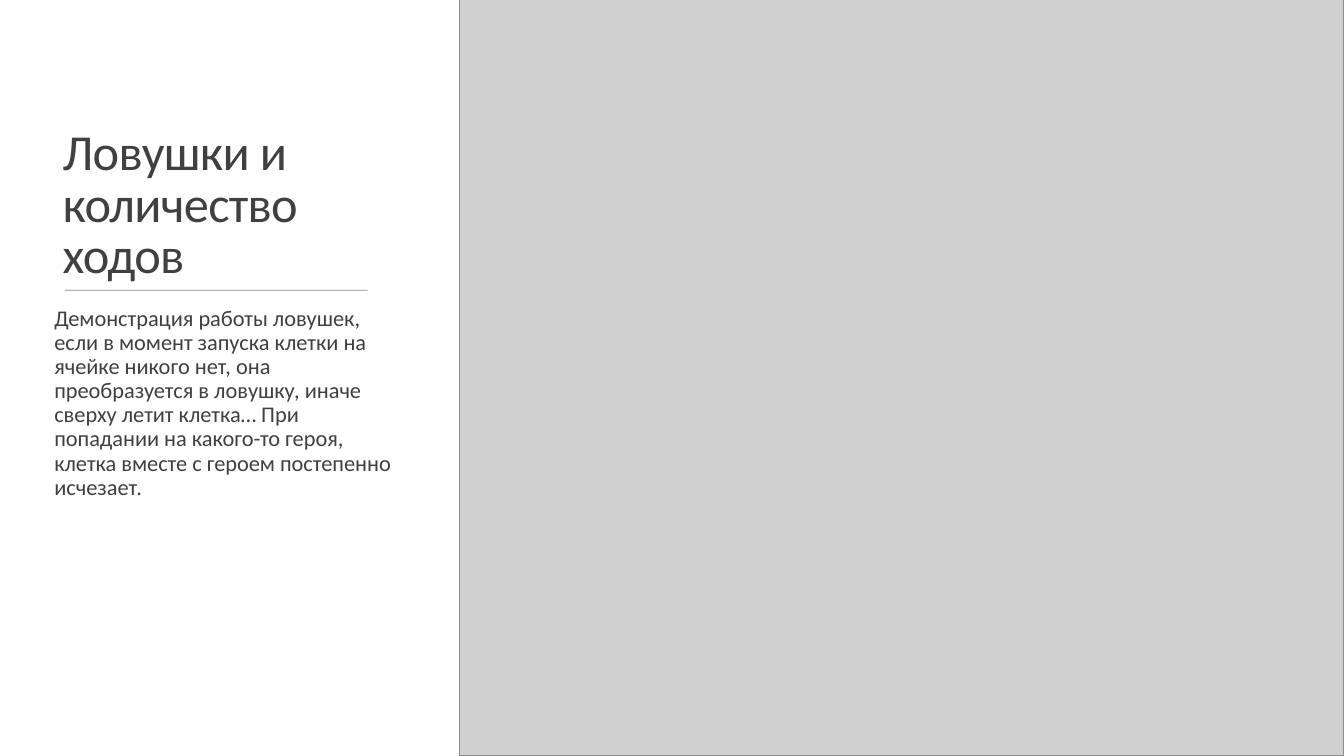
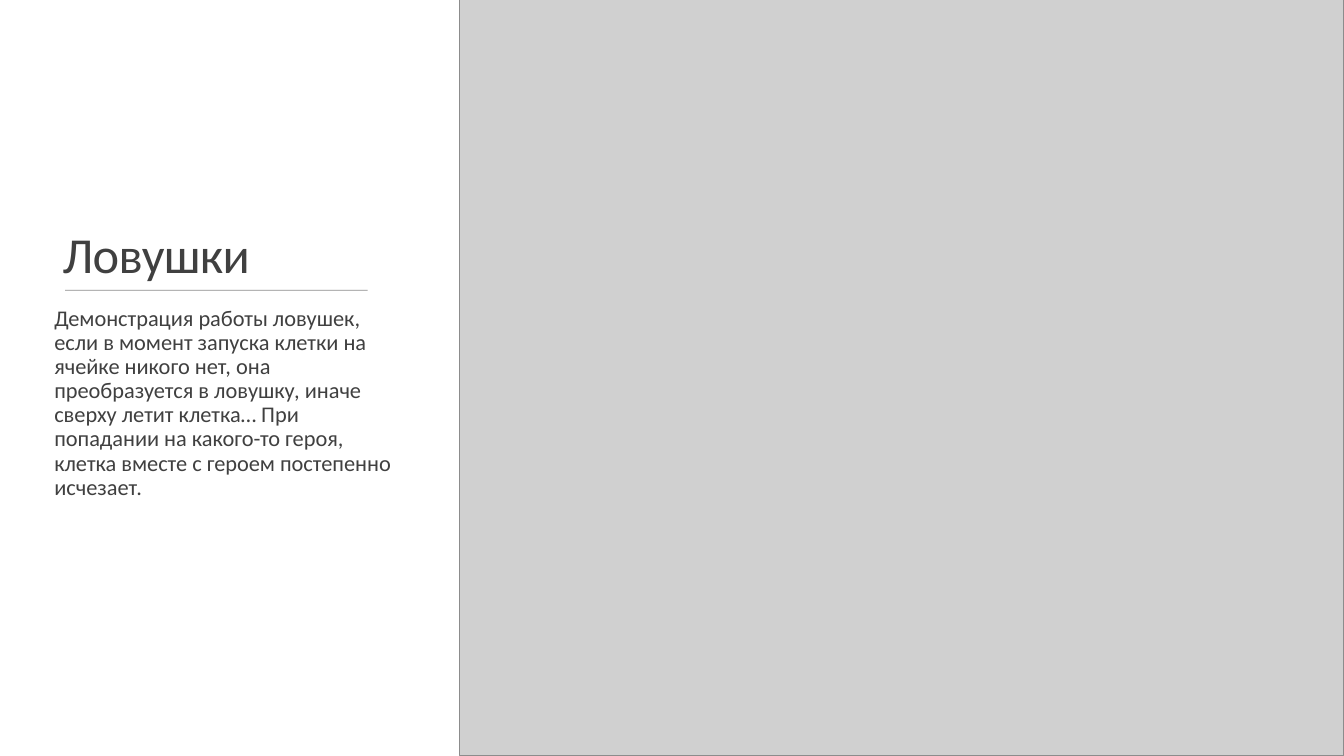
Before and after one commit to andreyvydra/trap_them, a slide deck: slide 6 of documentation/Trap them.pptx. Drawn at 1344x756 pixels with LibreOffice and Linux fonts; fonts in the diff are those of the drawing; grey boxes stand for pictures. Boxes give left, top, right and bottom in pixels: in the first picture for what was removed or moved away, otherwise in the second. Text is boxed around its words. In the diff, an @@ line names an element or a change of style, - is before the commit and + after.

```diff
--- a/documentation/Trap them.pptx
+++ b/documentation/Trap them.pptx
@@ title at box(63, 240, 250, 281): text changed @@
-Ловушки и количество ходов
+Ловушки
```
Also in this commit, not shown: 1 other slide changed.
